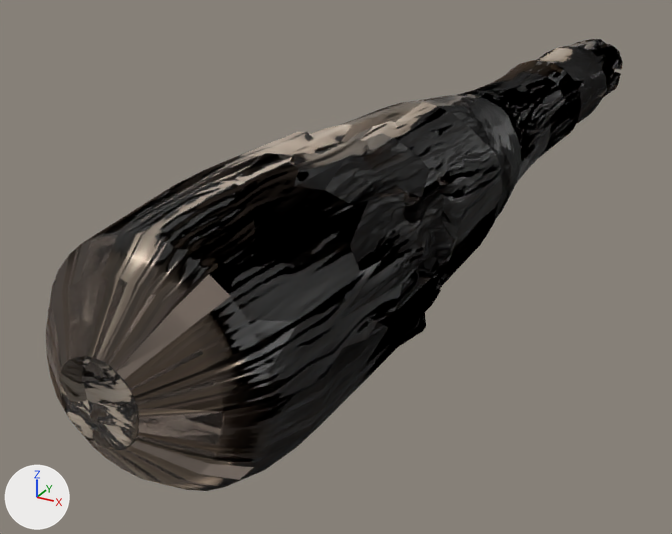
Two versions of the FBX model data/dev/models/club0.fbx, one commit apart.
Rendered twice from a 50 mm camera at (0.398, -1.047, 0.25) aimed at (0.069, -0.448, -0.05). Every picture has the same lights, and +X, +Y and +Z are marked at lower left. The picture after the commit comes second. Where no turn or scale is listed for an object, it has been applied to the vertices. Vertices at exactly the same position are counted once.

Names of what the first picture shows: 'tripo_node_91f07525'.
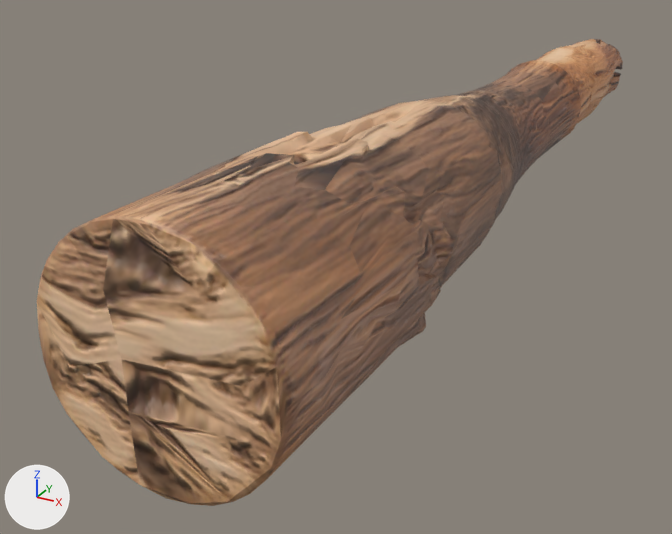
Boxes (x1, y1, x2, y2) around the edits, measured in the pictures (672 x 534 px):
'tripo_node_91f07525', surface changed, reshaped (black to brown)
    before: (46, 39, 623, 491)
    after: (37, 39, 623, 506)
part 1 of me_tripo_mesh_91f07525_002, reshaped
    before: (46, 169, 341, 491)
    after: (37, 169, 341, 506)
part 2 of me_tripo_mesh_91f07525_002, recoloured (black to brown)
    both: (134, 39, 623, 460)

Diff of the bpy script that builds the scene:
```diff
--- a/data/dev/models/club0.fbx.py
+++ b/data/dev/models/club0.fbx.py
@@ img_club0_fbm @@
-img_club0_fbm = load_image('club0.fbm', '_unpacked/club0.fbm', 2048, 2048, 'Non-Color')
+img_club0_fbm = load_image('tripo_image_91f07525_0.jpg', '_unpacked/tripo_image_91f07525_0.jpg', 2048, 2048, 'sRGB')
@@ img_tripo_image_91f07525_2_jpg @@
+img_tripo_image_91f07525_2_jpg = load_image('tripo_image_91f07525_2.jpg', '_unpacked/tripo_image_91f07525_2.jpg', 2048, 2048, 'Non-Color')
@@ img_tripo_image_91f07525_ae4c_44e0_b677_fabea5d44688_metallic_jpg @@
+img_tripo_image_91f07525_ae4c_44e0_b677_fabea5d44688_metallic_jpg = load_image('tripo_image_91f07525-ae4c-44e0-b677-fabea5d44688_Metallic.jpg', '_unpacked/tripo_image_91f07525-ae4c-44e0-b677-fabea5d44688_Metallic.jpg', 2048, 2048, 'Non-Color')
@@ img_tripo_image_91f07525_ae4c_44e0_b677_fabea5d44688_roughness_jpg @@
+img_tripo_image_91f07525_ae4c_44e0_b677_fabea5d44688_roughness_jpg = load_image('tripo_image_91f07525-ae4c-44e0-b677-fabea5d44688_Roughness.jpg', '_unpacked/tripo_image_91f07525-ae4c-44e0-b677-fabea5d44688_Roughness.jpg', 2048, 2048, 'Non-Color')
@@ mat_tripo_mat_91f07525 @@
+mat_tripo_mat_91f07525 = bpy.data.materials.new('tripo_mat_91f07525')
+# uses the picture img_club0_fbm
+# uses the picture img_tripo_image_91f07525_2_jpg
+# uses the picture img_tripo_image_91f07525_ae4c_44e0_b677_fabea5d44688_metallic_jpg
+# uses the picture img_tripo_image_91f07525_ae4c_44e0_b677_fabea5d44688_roughness_jpg
@@ me_tripo_mesh_91f07525_002 @@
 # used by ob_tripo_node_91f07525; location = (0.1382, -0.3506, 0.0299)
-me_tripo_mesh_91f07525_002.from_pydata(...)  # 1713 vertices, 3778 faces; spans x -0.075..0.075, y -0.443..0.403, z -0.075..0.075
+me_tripo_mesh_91f07525_002.from_pydata(...)  # 1603 vertices, 3202 faces; spans x -0.075..0.075, y -0.403..0.403, z -0.075..0.075
+# me_tripo_mesh_91f07525_002 part 1: 35 vertices moved from x -0.066..0.066, y -0.443..-0.401, z -0.067..0.066 to x -0.074..0.074, y -0.403..-0.401, z -0.075..0.074; 130 vertices removed from x -0.063..0.063, y -0.443..-0.402, z -0.064..0.068; 20 vertices added at x -0.071..0.071, y -0.403..-0.402, z -0.072..0.075
+# me_tripo_mesh_91f07525_002 part 2: 3126 faces spanning x -0.075..0.075, y -0.403..0.403, z -0.075..0.075 switch from mat_tripo_mat_91f07525_002 to mat_tripo_mat_91f07525
```
